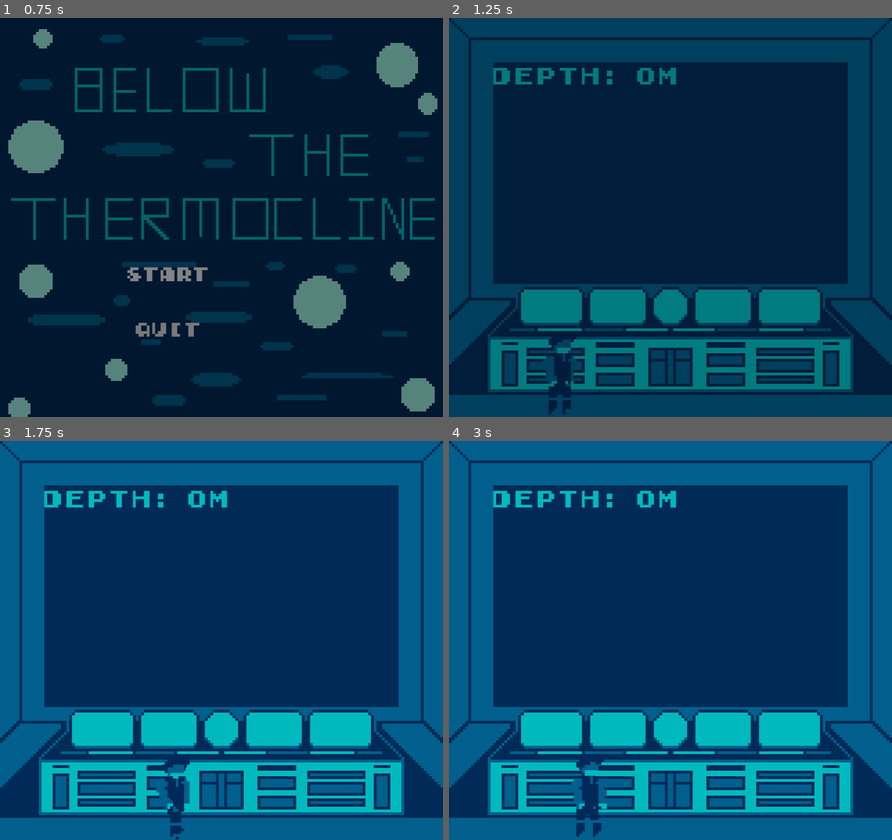
Above: before the commit, frames 1-4 (two rows, left to right).
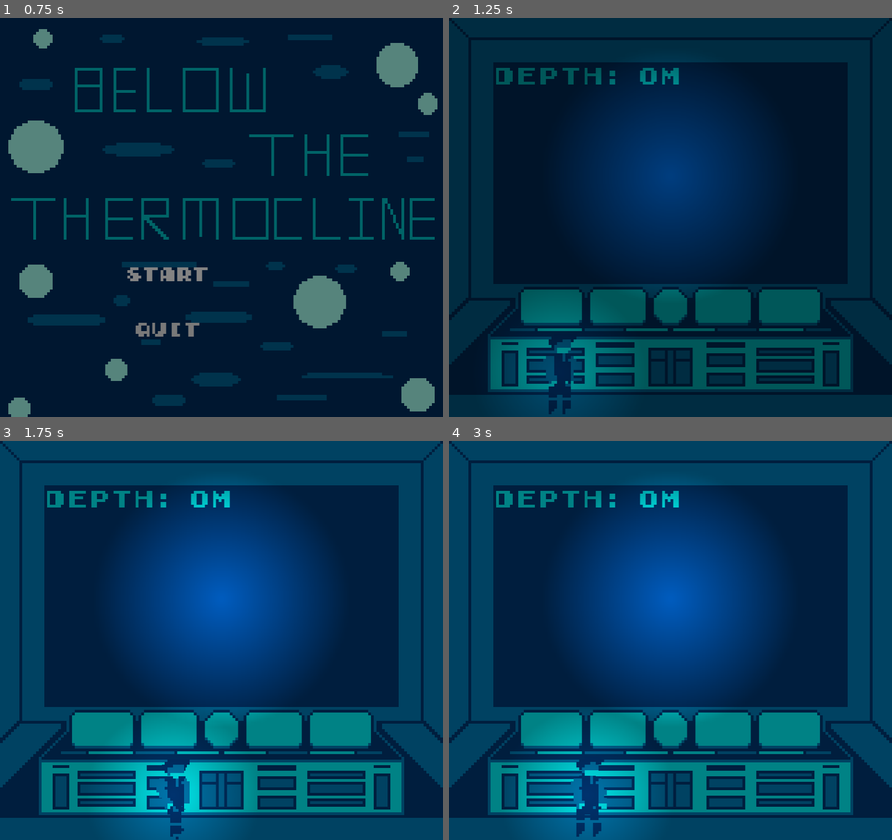
Above: after the commit, the same moments.

Repository: SLEEPY10Kk/Under-The-Thermocline
Game: Godot game, scene res://scenes/mainmenu.tscn
Two runs of this game, one before a commit and one after it. Both use one fixed random seed, a clock stepped at 60 frames per second and the inputs below. Sound files missing from this copy of the repository are replaced by a short silence.
Inputs (mouse positions are in pixels of both pictures, inside the frame that each line leads up to):
- Up to frame 1 (0.75 s): click "Start" at 0.5 s
- Up to frame 2 (1.25 s): no input
- Up to frame 3 (1.75 s): move the mouse to (318, 620) at 1.27 s; hold D (move_right) from 1.28 s (still down); tap E (interact) at 1.35 s; click (318, 620) at 1.42 s
- Up to frame 4 (3 s): move the mouse to (581, 660) at 2.02 s; release D (move_right) at 2.03 s; hold A (move_left) 2.03-2.78 s; tap E (interact) at 2.1, 2.85 s; move the mouse to (714, 552) at 2.77 s; hold D (move_right) from 2.78 s (still down)

Frame 1 is identical in both runs. In frame 2, 46% of the frame differs, in the area x 0-100%, y 0-100%; in frame 3, 76%; in frame 4, 77%.

Commit message:
AUDIO FILES ADDED

Diff:
--- a/project.godot
+++ b/project.godot
@@ -14,7 +14,6 @@
 run/main_scene="uid://uqwfupvg6074"
 config/features=PackedStringArray("4.6", "GL Compatibility")
 boot_splash/bg_color=Color(0, 0, 0, 1)
-boot_splash/image="uid://di3uxhmdm8hku"
 config/icon="res://icon.svg"
 
 [autoload]
--- a/scenes/player.tscn
+++ b/scenes/player.tscn
@@ -2,6 +2,7 @@
 
 [ext_resource type="Script" uid="uid://cfdktq313uppd" path="res://scripts/movementscript.gd" id="1_qm0ti"]
 [ext_resource type="Texture2D" uid="uid://chn0ucd31nvb2" path="res://assets/idle.png" id="2_qhqgy"]
+[ext_resource type="AudioStream" uid="uid://kgjm5btb27fo" path="res://audio/walk.wav" id="2_qlg0r"]
 [ext_resource type="Texture2D" uid="uid://c6t2bpoqqwd1v" path="res://assets/walk.png" id="3_dqkch"]
 [ext_resource type="Script" uid="uid://bl3bytlbhvtgv" path="res://scripts/interaction_area.gd" id="3_qhqgy"]
 
@@ -135,8 +136,19 @@
 
 [sub_resource type="CircleShape2D" id="CircleShape2D_pqap4"]
 
+[sub_resource type="Gradient" id="Gradient_qlg0r"]
+colors = PackedColorArray(1, 1, 1, 1, 0, 0, 0, 1)
+
+[sub_resource type="GradientTexture2D" id="GradientTexture2D_tuyoq"]
+gradient = SubResource("Gradient_qlg0r")
+fill = 1
+fill_from = Vector2(0.5, 0.5)
+fill_to = Vector2(0.5, 0)
+metadata/_snap_enabled = true
+
 [node name="Player" type="CharacterBody2D" unique_id=1633941764 groups=["player"]]
 script = ExtResource("1_qm0ti")
+footstep_sound = ExtResource("2_qlg0r")
 
 [node name="AnimatedSprite2D" type="AnimatedSprite2D" parent="." unique_id=1231073462]
 z_index = 1
@@ -157,5 +169,13 @@
 scale = Vector2(10.775, 10.775)
 shape = SubResource("CircleShape2D_pqap4")
 
+[node name="FootstepPlayer" type="AudioStreamPlayer" parent="." unique_id=1835244586]
+stream = ExtResource("2_qlg0r")
+
+[node name="PointLight2D" type="PointLight2D" parent="." unique_id=909662836]
+energy = 0.55
+shadow_enabled = true
+texture = SubResource("GradientTexture2D_tuyoq")
+
 [connection signal="area_entered" from="Touch Area" to="Touch Area" method="_on_area_entered"]
 [connection signal="area_exited" from="Touch Area" to="Touch Area" method="_on_area_exited"]
--- a/scenes/submarine_mainroom.tscn
+++ b/scenes/submarine_mainroom.tscn
@@ -7,6 +7,7 @@
 [ext_resource type="AudioStream" uid="uid://mrskn1nouvo8" path="res://audio/search.wav" id="6_aeugw"]
 [ext_resource type="Script" uid="uid://ltenanrk4jp7" path="res://scripts/salvage_station.gd" id="6_k3at2"]
 [ext_resource type="AudioStream" uid="uid://bcrbiquqgm8p2" path="res://audio/found.wav" id="7_xlkoe"]
+[ext_resource type="PackedScene" uid="uid://dark3fvojocfi" path="res://scenes/submarine_state.tscn" id="8_xlkoe"]
 
 [sub_resource type="CapsuleShape2D" id="CapsuleShape2D_ofrkc"]
 
@@ -21,6 +22,16 @@
 
 [sub_resource type="WorldBoundaryShape2D" id="WorldBoundaryShape2D_ofrkc"]
 distance = -67.0
+
+[sub_resource type="Gradient" id="Gradient_xlkoe"]
+colors = PackedColorArray(1, 1, 1, 1, 0, 0, 0, 1)
+
+[sub_resource type="GradientTexture2D" id="GradientTexture2D_wh7iw"]
+gradient = SubResource("Gradient_xlkoe")
+fill = 1
+fill_from = Vector2(0.5, 0.5)
+fill_to = Vector2(0.5, 0)
+metadata/_snap_enabled = true
 
 [node name="Main" type="Node2D" unique_id=1182824493]
 
@@ -47,8 +58,9 @@
 zoom = Vector2(6, 6)
 
 [node name="Depth" type="Label" parent="." unique_id=1087593535]
-offset_left = -64.0
+offset_left = -63.0
 offset_top = -56.0
+offset_right = 1.0
 offset_bottom = -44.0
 text = "DEPTH : "
 label_settings = SubResource("LabelSettings_twjkf")
@@ -79,4 +91,16 @@
 [node name="CollisionShape2D" type="CollisionShape2D" parent="Borders/StaticBody2D" unique_id=2096653715]
 shape = SubResource("WorldBoundaryShape2D_ofrkc")
 
+[node name="SubmarineState" parent="." unique_id=879989842 instance=ExtResource("8_xlkoe")]
+
+[node name="DirectionalLight2D" type="DirectionalLight2D" parent="." unique_id=1507564869]
+energy = 0.3
+blend_mode = 1
+
+[node name="PointLight2D" type="PointLight2D" parent="." unique_id=1390853770]
+position = Vector2(0, -15)
+energy = 1.45
+texture = SubResource("GradientTexture2D_wh7iw")
+texture_scale = 1.47
+
 [connection signal="body_entered" from="door_to_engineroom" to="door_to_engineroom" method="_on_body_entered"]
--- /dev/null
+++ b/scenes/submarine_state.tscn
@@ -0,0 +1,12 @@
+[gd_scene format=3 uid="uid://dark3fvojocfi"]
+
+[ext_resource type="Script" uid="uid://v01cc5cp3oog" path="res://scripts/submarine_state.gd" id="1_gibbn"]
+[ext_resource type="AudioStream" uid="uid://bod0v6xaf6rbk" path="res://audio/final_cut.wav" id="2_oa1wr"]
+[ext_resource type="AudioStream" uid="uid://bay70b4rod8au" path="res://audio/subSTOP.wav" id="3_0qulq"]
+[ext_resource type="AudioStream" uid="uid://bdmj3ywbdtncn" path="res://audio/sub.wav" id="4_mst36"]
+
+[node name="SubmarineState" type="Node" unique_id=879989842]
+script = ExtResource("1_gibbn")
+part_broken_sound = ExtResource("2_oa1wr")
+descent_stopped_sound = ExtResource("3_0qulq")
+descent_resumed_sound = ExtResource("4_mst36")
Binary file removed: RUraoT.png
Not shown, removed: RUraoT.png.import
Not shown, added: audio/final.wav.import
Not shown, added: audio/final_cut.wav.import
Not shown, added: audio/pageTURN.wav.import
Not shown, added: audio/sub.wav.import
Not shown, added: audio/subSTOP.wav.import
Not shown, added: audio/variant start.wav.import
Not shown, added: audio/variant.wav.import
Not shown, added: audio/walk.wav.import
Not shown, added: audio/final.wav
Not shown, added: audio/final_cut.wav
(and 6 more such lines)
